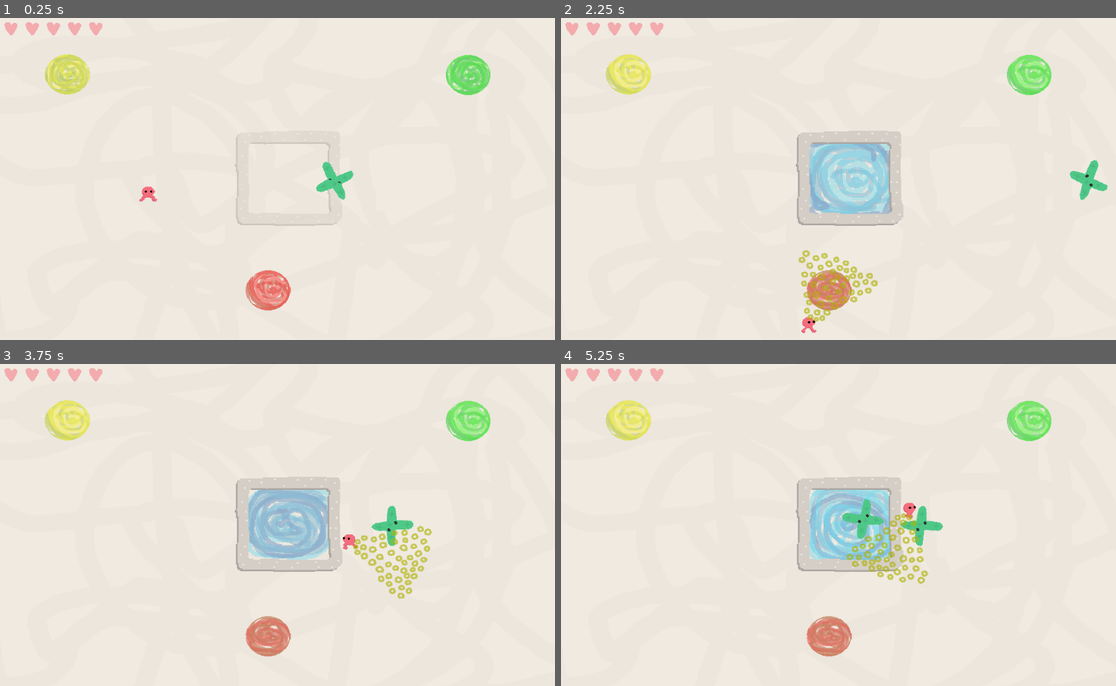
Above: before the commit, frames 1-4 (two rows, left to right).
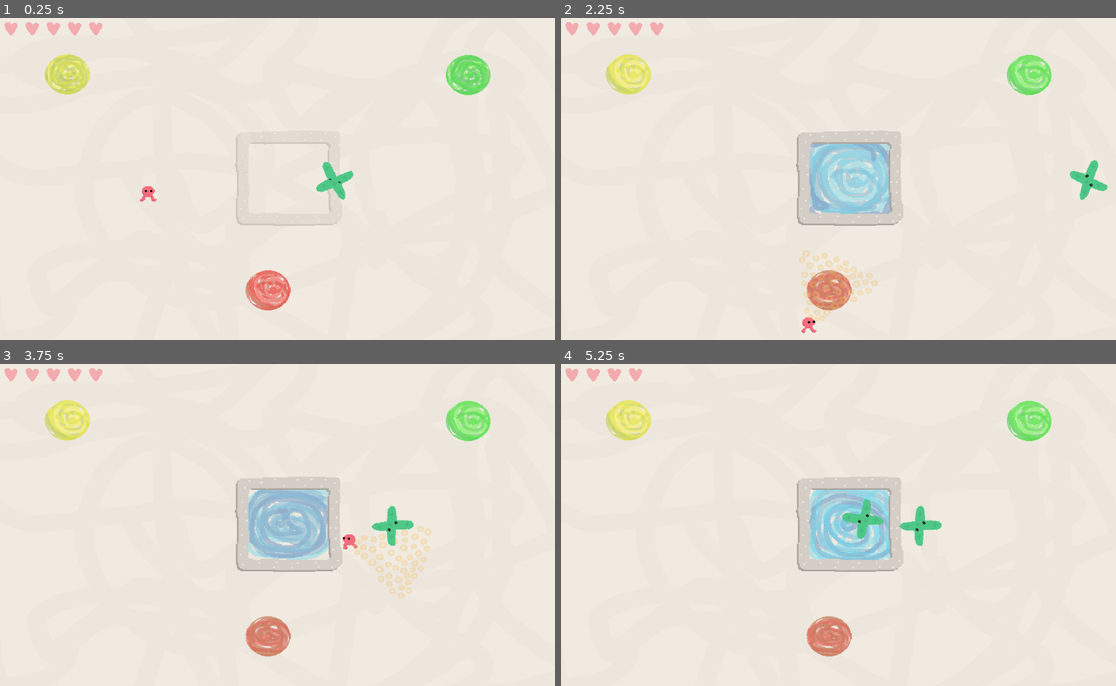
Above: after the commit, the same moments.

Repository: colinkarpfinger/HalfLife3
Game: Godot game, scene res://Scenes/Main.tscn
The game is run twice, just before and just after one commit, with the same random seed, the same clock (stepped at 60 frames per second) and the same inputs. Sound files missing from this copy of the repository are replaced by a short silence.
Inputs (mouse positions are in pixels of both pictures, inside the frame that each line leads up to):
- Up to frame 1 (0.25 s): no input
- Up to frame 2 (2.25 s): move the mouse to (960, 162) at 0.52 s; press the mouse at (960, 162) at 0.53 s; hold D (move_right) 0.53-1.28 s; move the mouse to (727, 198) at 1.27 s; release the mouse at (727, 198) at 1.28 s; hold S (move_down) 1.28-2.03 s; click (727, 198) at 1.35 s; move the mouse to (894, 108) at 2.02 s; press the mouse at (894, 108) at 2.03 s; hold D (move_right) from 2.03 s (still down)
- Up to frame 3 (3.75 s): move the mouse to (249, 592) at 2.77 s; release D (move_right) at 2.78 s; release the mouse at (249, 592) at 2.78 s; hold W (move_up) 2.78-3.53 s; click (249, 592) at 2.85 s; move the mouse to (444, 576) at 3.52 s; press the mouse at (444, 576) at 3.53 s; hold A (move_left) from 3.53 s (still down)
- Up to frame 4 (5.25 s): move the mouse to (672, 476) at 4.27 s; release the mouse at (672, 476) at 4.28 s; click (672, 476) at 4.35 s; move the mouse to (866, 528) at 5.02 s; release A (move_left) at 5.03 s; press the mouse at (866, 528) at 5.03 s; hold S (move_down) from 5.03 s (still down)

The runs differ from the first frame. In frame 1, less than 0.1% of the frame differs, in the area x 25-29%, y 52-58%; in frame 2, 0.9%; in frame 3, 0.9%; in frame 4, 1.1%, in the area x 16-69%, y 1-69%.

Commit message:
Fix beam colors

Diff:
--- a/ParticleTesting/Scenes/Main.tscn
+++ b/ParticleTesting/Scenes/Main.tscn
@@ -58,6 +58,9 @@
 [node name="Reactor" parent="." instance=ExtResource( 5 )]
 position = Vector2( 477.649, 298.334 )
 
+[node name="Player" parent="." instance=ExtResource( 2 )]
+position = Vector2( 246.908, 324.02 )
+
 [node name="ParticleSpawner" parent="." groups=[
 "BouncyParticles",
 ] instance=ExtResource( 3 )]
@@ -65,9 +68,6 @@
 numToSpawn = 1
 spawnVelocityMagnitude = 200
 spawn_time = 10
-
-[node name="Player" parent="." instance=ExtResource( 2 )]
-position = Vector2( 246.908, 324.02 )
 
 [node name="Walls" type="Node2D" parent="."]
 __meta__ = {
--- a/ParticleTesting/Subscenes/Player.tscn
+++ b/ParticleTesting/Subscenes/Player.tscn
@@ -158,7 +158,7 @@
 
 [node name="AnimatedSprite" type="AnimatedSprite" parent="."]
 frames = SubResource( 12 )
-frame = 3
+frame = 1
 speed_scale = 2.0
 playing = true
 
@@ -166,7 +166,7 @@
 shape = SubResource( 13 )
 
 [node name="Beam" type="Area2D" parent="."]
-modulate = Color( 0.701961, 0.701961, 0.701961, 0.784314 )
+modulate = Color( 1, 1, 1, 0.784314 )
 scale = Vector2( 1.5, 1.5 )
 script = ExtResource( 5 )
 
@@ -174,7 +174,7 @@
 polygon = PoolVector2Array( -1.69397, 113.807, -91.4909, -50.0727, 89.7867, -50.6339 )
 
 [node name="AnimatedSprite" type="AnimatedSprite" parent="Beam"]
-modulate = Color( 1, 1, 1, 0.784314 )
+modulate = Color( 1, 1, 1, 0.4 )
 position = Vector2( 0, -10.542 )
 scale = Vector2( 0.5, 0.5 )
 frames = SubResource( 26 )
Binary file changed: ParticleTesting/Images/beam_green.png
Binary file changed: ParticleTesting/Images/beam_red.png
Binary file changed: ParticleTesting/Images/beam_yellow.png
